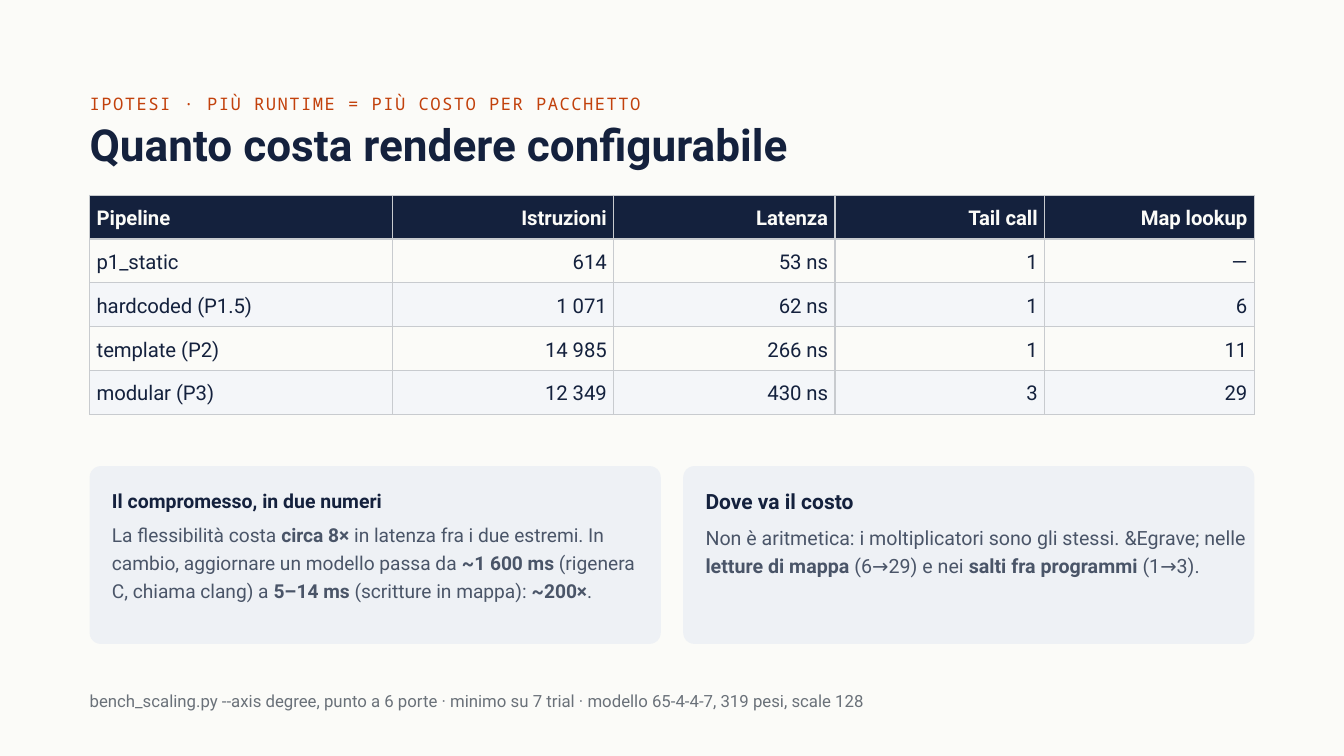
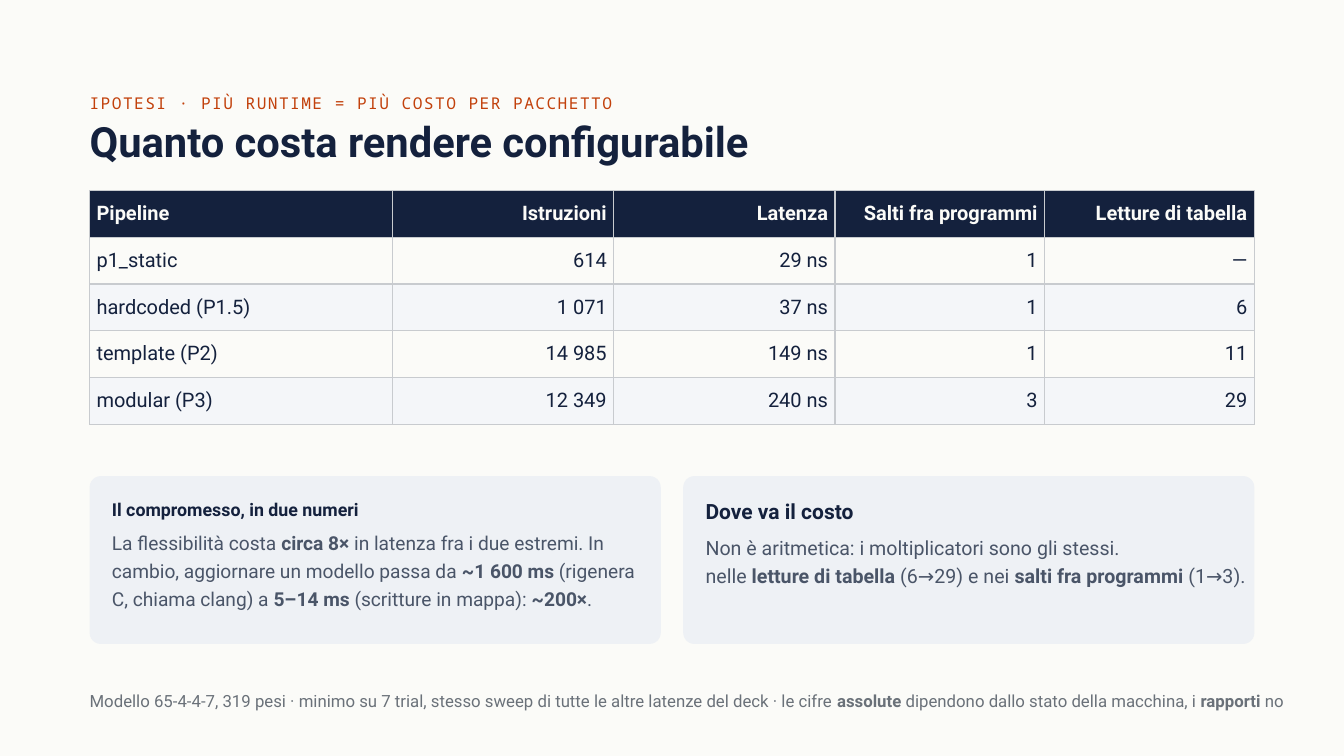
Before and after one commit to ettore-cantile/ipa_lab, a slide deck: slide 5 of docs/IPA eBPF — Implementazione e risultati.pptx. Drawn at 1344x756 pixels with LibreOffice and Linux fonts; fonts in the diff are those of the drawing. Boxes give left, top, right and bottom in pixels: in the first picture for what was removed or moved away, otherwise in the second. Text is boxed around its words. In the diff, an @@ line names an element or a change of style, - is before the commit and + after.

```diff
--- a/docs/IPA eBPF — Implementazione e risultati.pptx
+++ b/docs/IPA eBPF — Implementazione e risultati.pptx
@@ text "IPOTESI · PIÙ RUNTIME = ..." at <box>90,94,612,109</box>: size 12.3 to 11.6 pt; line spacing 17.2pt to 16.2pt @@
@@ text "Quanto costa rendere configurabile" at <box>90,125,748,166</box>: size 31.6 to 29.8 pt; line spacing 34.7pt to 32.7pt @@
@@ table at <box>90,191,1255,424</box> @@
-row 1, column 4: Tail call
+row 1, column 4: Salti fra programmi
-row 1, column 5: Map lookup
+row 1, column 5: Letture di tabella
-row 2, column 3: 53 ns
+row 2, column 3: 29 ns
-row 3, column 3: 62 ns
+row 3, column 3: 37 ns
-row 4, column 3: 266 ns
+row 4, column 3: 149 ns
-row 5, column 3: 430 ns
+row 5, column 3: 240 ns
@@ size 14.4 to 14.3 pt in "Pipeline", "Istruzioni", "Latenza", "p1_static" and 15 more places @@
@@ line spacing 20.2pt to 20pt @@
@@ table: place and size @@
-table at <box>90,196,1255,414</box>
+table at <box>90,191,1255,424</box>
@@ rounded rectangle: place and size @@
-rounded rectangle at <box>90,466,661,643</box>
+rounded rectangle at <box>90,476,661,644</box>
@@ rounded rectangle at <box>90,476,661,644</box>: proportions changed @@
@@ rounded rectangle at <box>684,476,1255,644</box>: proportions changed @@
@@ rounded rectangle: place and size @@
-rounded rectangle at <box>684,466,1255,643</box>
+rounded rectangle at <box>684,476,1255,644</box>
@@ text "Il compromesso, in due numeri": place and size @@
-text "Il compromesso, in due numeri" at <box>112,493,381,512</box>
+text "Il compromesso, in due numeri" at <box>112,502,358,520</box>
@@ text "Il compromesso, in due numeri" at <box>112,502,358,520</box>: size 13.9 to 12.7 pt; line spacing 16.7pt to 15.2pt @@
@@ text "Dove va il costo": place and size @@
-text "Dove va il costo" at <box>706,493,853,509</box>
+text "Dove va il costo" at <box>706,503,853,519</box>
@@ text "La flessibilità costa circa 8× ...": place and size @@
-text "La flessibilità costa circa 8× ..." at <box>112,527,635,602</box>
+text "La flessibilità costa circa 8× ..." at <box>112,535,635,610</box>
@@ text at <box>706,540,1245,587</box>: text changed @@
-Non è aritmetica: i moltiplicatori sono gli stessi. &Egrave; nelle letture di mappa (6→29) e nei salti fra programmi (1→3).
+Non è aritmetica: i moltiplicatori sono gli stessi.
+nelle letture di tabella (6→29) e nei salti fra programmi (1→3).
@@ text removed at <box>90,694,863,711</box> @@
-bench_scaling.py --axis degree, punto a 6 porte · minimo su 7 trial · modello 65-4-4-7, 319 pesi, scale 128
@@ text added at <box>90,694,1284,711</box>, 12 pt, text #6A7179 @@
+Modello 65-4-4-7, 319 pesi · minimo su 7 trial, stesso sweep di tutte le altre latenze del deck · le cifre assolute dipendono dallo stato della macchina, i rapporti no
```
Also in this commit, not shown: 17 other slides changed, 8 slides added, 5 slides removed, 37 other files.
